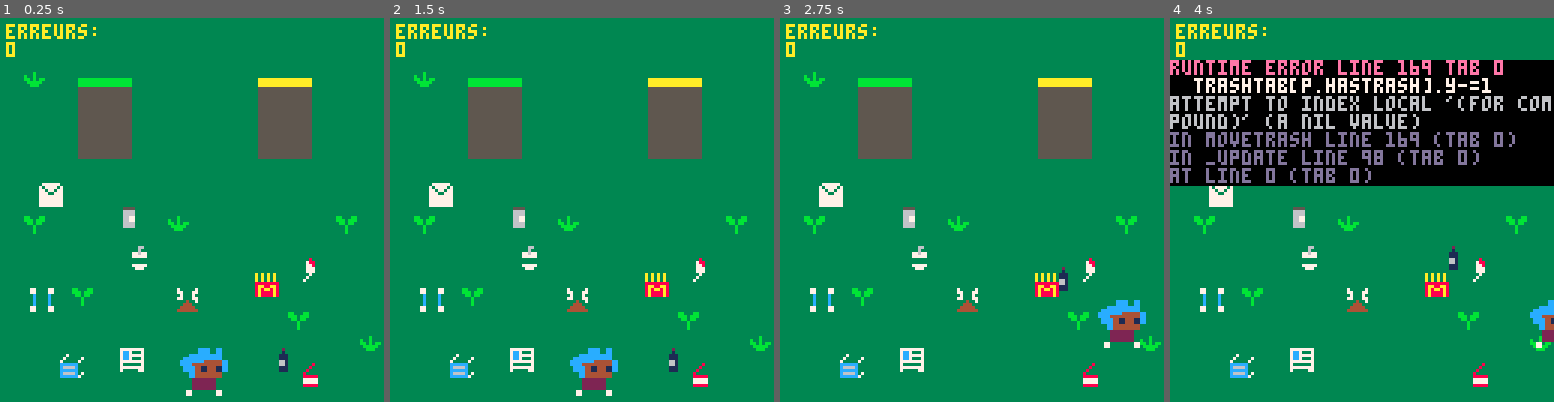
Above: before the commit, frames 1-4 (left to right).
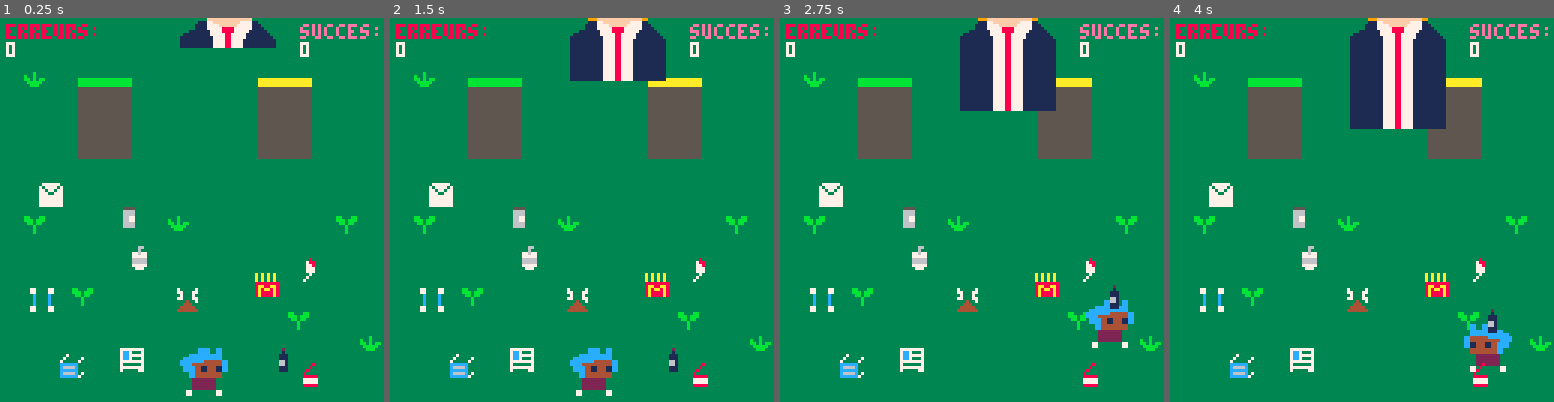
Above: after the commit, the same moments.

Repository: norab273/trash-master
Game: PICO-8 cartridge trash_master.p8
Two runs of this game, one before a commit and one after it. Both use one fixed random seed, a clock stepped at 60 frames per second and the inputs below.
Inputs:
- Up to frame 1 (0.25 s): no input
- Up to frame 2 (1.5 s): tap X (X key) at 0.33, 1.07 s; tap O (Z key) at 0.7 s
- Up to frame 3 (2.75 s): hold Right 1.6-2.1 s; tap O (Z key) at 1.7, 2.1, 2.5 s; tap X (X key) at 1.85 s; hold Up 2.15-2.42 s; hold Right from 2.47 s (still down)
- Up to frame 4 (4 s): tap O (Z key) at 2.9, 3.3, 3.7 s; tap X (X key) at 2.97 s; release Right at 3.03 s; hold Left 3.08-3.58 s; hold Down 3.63-3.97 s

The runs differ from the first frame. In frame 1, 2.6% of the frame differs, in the area x 1-99%, y 0-65%; in frame 2, 4.8%; in frame 3, 7.9%; in frame 4, 38%, in the area x 0-100%, y 0-93%.
Error before the commit: runtime error line 169 tab 0; trashtab[p.hastrash].y-=1; attempt to index local '(for compound)' (a nil value)

Commit message:
version avec trump

Diff:
--- a/trash_master.p8
+++ b/trash_master.p8
@@ -2,13 +2,16 @@
 version 29
 __lua__
 function _init()
+state = 0
+
+--player
 	p={x=60,
 	y=110,
 	speed=2,
 	hastrash=0,
 	miroir=false}
-	throwing_count = 0
-	throwing = false
+
+--tableau d'ordures
 	trashtab={
 		{
 		x=90,
@@ -88,23 +91,49 @@
 		sprite=36
 		}
 	   }
-
+--poubelles
 green_bin={x=20,y=15,srite=10}
 yellow_bin={x=80,y=15,srite=64}
+
 explosions={}
+flowers={}
+trumps={}
 erreurs =0
+succes =0
 end
 
 function _update()
+	if state==0 then update_game()
+	elseif state==1 then update_gameover()
+	elseif state==2 then update_gamewon()
+	end
+end
+
+
+function _draw()
+	if state==0 then draw_game()
+	elseif state==1 then draw_gameover()
+	elseif state==2 then draw_gamewon()
+	end
+end
+
+
+function update_game()
 	player_moves()
 	grab()
-	movetrash()
 	update_trash1()
 	update_trash2()
+	update_trash3()
+	update_trash4()
 	update_explosions()
-end
-
-function _draw()
+	update_flower()
+	game_over()
+	--trumps
+spawn_trumps(1)
+update_trumps()
+end
+
+function draw_game()
 	cls()
 	map(0,0,0,0,128,64)
 --player
@@ -119,9 +148,20 @@
  end
 --explosions
 draw_explosions()
+--flower
+draw_flower()
+--trumps
+--ennemies
+for t in all(trumps) do
+	spr(76,t.x,t.y,4,4)
+	end
 --erreurs
-print ("erreurs:",2,2,10)
-print (erreurs,2,8,10)
+print ("erreurs:",2,2,8)
+print (erreurs,2,8,7)
+--succes
+print ("succes:",100,2,14)
+print (succes,100,8,7)
+
 end
 --end
 
@@ -150,7 +190,7 @@
  	then
  		p.hastrash = i
  	elseif p.hastrash==i
- 	and throwing == false	then
+ 	then
  		t.x = p.x+5
  		t.y = p.y-5
 		end
@@ -160,36 +200,37 @@
 
 function shoottrash()
 	if p.hastrash>0 then
-	throwing = true
-	throwing_count=100
+	trashtab[p.hastrash].y-=50
 	p.hastrash = 0
-	end
-end
-
-function movetrash()
-	if throwing == true then
-		throwing_count -=1
-		trashtab[p.hastrash].y-=1
-		if throwing_count == 0 then
-			throwing = false
-		end
 	end
 end
 -->8
 --player
 function player_moves()
-	if (btn(➡️)) p.x+=p.speed
-	if (btn(⬅️))	p.x-=p.speed
-	if (btn(⬆️)) p.y-=p.speed
-	if (btn(⬇️)) p.y+=p.speed
-	if (btnp(❎)) shoottrash()
+	if btn(➡️) then
+		p.x+=p.speed
+		p.miroir=false
+	elseif btn(⬅️) then
+		p.x-=p.speed
+		p.miroir=true
+	elseif btn(⬆️) then
+	 p.y-=p.speed
+	elseif btn(⬇️) then
+	 p.y+=p.speed
+	elseif (btnp(❎)) then shoottrash()
+	end
 
 	if (p.x<0) p.x=0
- if (p.y<0) p.y=0
+ if (p.y<50) p.y=50
  if (p.x>120) p.x=120
  if (p.y>115) p.y=115
 
 end
+
+--	if (p.x<0) p.x=0
+-- if (p.y<0) p.y=0
+-- if (p.x>120) p.x=120
+-- if (p.y>115) p.y=115
 -->8
 --collision-t-bin
 function collision_bin(t,b)
@@ -208,6 +249,7 @@
 		if trashtab[i].number==1
 		and collision_bin(t,green_bin)
 		then
+		sfx(1)
 		create_explosions(t.x,t.y)
 		del (trashtab,trashtab[i])
 		erreurs +=1
@@ -220,10 +262,45 @@
 			if trashtab[i].number==2
 			and collision_bin(t,yellow_bin)
 			then
+			sfx(1)
 			create_explosions(t.x,t.y)
 			del (trashtab,trashtab[i])
 			erreurs +=1
 		end
+	end
+end
+
+function update_trash3()
+	for i,t in pairs(trashtab) do
+		if trashtab[i].number==2
+		and collision_bin(t,green_bin)
+		then
+		sfx(0)
+		create_flower(t.x,t.y)
+		del (trashtab,trashtab[i])
+		succes +=1
+		end
+	end
+end
+
+function update_trash4()
+		for i,t in pairs(trashtab) do
+			if trashtab[i].number==1
+			and collision_bin(t,yellow_bin)
+			then
+			sfx(0)
+		 create_flower(t.x,t.y)
+			del (trashtab,trashtab[i])
+			succes +=1
+		end
+	end
+end
+
+function game_over()
+	if erreurs == 3 then
+	state = 1
+	elseif succes == 10 then
+	state = 2
 	end
 end
 -->8
@@ -254,6 +331,203 @@
 end
 
 
+-->8
+--flower
+
+function create_flower(x,y)
+	add(flowers,{
+		x = x,
+		y = y,
+		timer = 0
+	})
+	sfx(0)
+	end
+
+function update_flower()
+	for f in all(flowers) do
+	f.timer +=1
+		if f.timer == 13 then
+			del(flowers,f)
+		end
+	end
+end
+
+function draw_flower()
+	for f in all(flowers) do
+		palt(0,true)
+		spr(37,f.x, f.y,2,2)
+	end
+end
+
+--f.timer/1.5, 8+f.timer%3
+-->8
+--game over
+
+function update_gameover()
+	if (btn(🅾️)) _init()
+end
+
+function draw_gameover()
+	cls(3)
+	rectfill(31,53,105,79,0)
+	rectfill(28,50,102,76,1)
+	print ("game over!",38,56,7)
+	print ("🅾️/c:reessayer",38,66,10)
+end
+-->8
+--game won
+function update_gamewon()
+ if (btn(🅾️)) _init()
+end
+
+function draw_gamewon()
+-- sunflower generator
+-- press x to regenerate
+-- fun with closures
+function sunfl()
+    -- petal vars
+    local n=0
+    local const=rnd()+0.5
+    local ang=360/137.5
+    local maxrad = rnd()*3+3
+    local r=0
+    local a=0
+    local pet =0.5+rnd()/2
+    local npets = flr(rnd()*10)+15
+    local madecenter=false
+    -- root vars
+    local root = {4,3,3,11,3,3}
+    local miny = rnd()*80+10
+    local cx,cy =
+    (rnd()-0.5)*128+64,128-8
+    local rooti= 0
+    local growspd = 0.001
+    local function makeroot()
+        for i=1,50 do
+            if rnd() > 0.999 then
+                rooti+=1
+            end
+            local r = -flr(rnd(3))+3+rooti
+            if r < 0 then
+                r = 1
+            end
+            if r > #root then
+                r = #root
+            end
+            cy-=growspd
+            cx =cx+(rnd()-0.5)
+            pset(cx,cy,root[r])
+            growspd += 0.0001
+            if growspd > 0.1 then
+                gridspd = 0.1
+            end
+            if cy < 120 and rnd()<0.01 then
+                d = sgn(rnd()-0.5)
+                local x,y = cx,cy
+                for j=1,rnd(5)+5 do
+                     x+=rnd()*d
+                     y+=(rnd()-0.8)
+                     pset(x,y,11)
+                end
+            end
+        end
+    end
+    local function inner()
+        if not madecenter then
+            circfill(cx,cy,maxrad+1,0)
+            madecenter=true
+        end
+        a=(n*ang)%1
+        r=const*sqrt(n)
+        local x,y=
+        cos(a)*r+cx,
+        sin(a)*r+cy
+        pset(x,y,4)
+        n+=1
+    end
+    local function outer()
+        local ps=pet*rnd()
+        local osc=(sin(a*npets)+2)*ps
+        if(osc<1)osc=1
+        local x,y=
+        cos(a)*maxrad*osc,
+        sin(a)*maxrad*osc
+        local c = 9
+        if rnd()>0.6 then
+            c=10
+        end
+        pset(x+cx,y+cy,c)
+        a+= 0.01
+    end
+    return function()
+        local fn = nil
+        if cy > miny then
+            makeroot()
+        else
+            for i=1,50 do
+            if(r<maxrad)then
+                inner()
+            else
+                outer()
+            end
+            end
+        end
+    end
+end
+function reset()
+    fls = {}
+    for i=1,10 do
+        fls[#fls+1]=sunfl()
+    end
+end
+started=false
+map(0,0,0,0,16,16)
+function _draw()
+    if btn(5) then
+        if(not started)started=true
+        reset()
+    end
+    if btn(4) then
+        map(0,0,0,0,16,16)
+        fls={}
+    end
+    if(not started)return
+    for f in all(fls) do
+        -- vary the speed of flowers
+        if rnd()>0.2 then
+            f()
+        end
+    end
+end
+end
+-->8
+--trump
+
+function spawn_trumps(amount)
+	gap=(128-8*amount)/(amount+1)
+	for i=1,amount do
+	add(trumps,{
+		x=gap*i + 3*(i-1),
+		y=-24,
+	})
+	end
+end
+
+function update_trumps()
+	for t in all(trumps) do
+	t.y+=0.3
+		if t.y>128 then
+		del (trumps,t)
+		end
+--collision
+	for t in all(trumps) do
+			if collision(t,p) then
+			create_explosion(t.x+4,t.y+2)
+			state=1
+			end
+		end
+	end
+end
 
 
 
Not shown, changed: 48 lines of the sprite sheet (__gfx__) section of trash_master.p8
Not shown, changed: the sound effects (__sfx__) section of trash_master.p8
